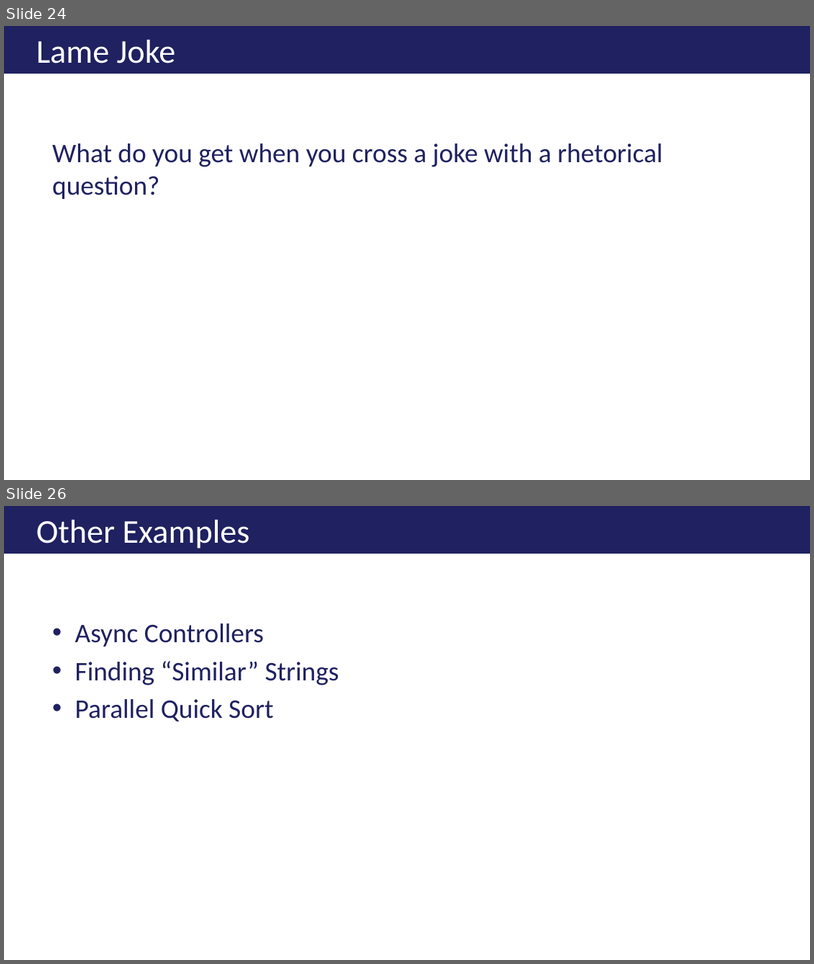
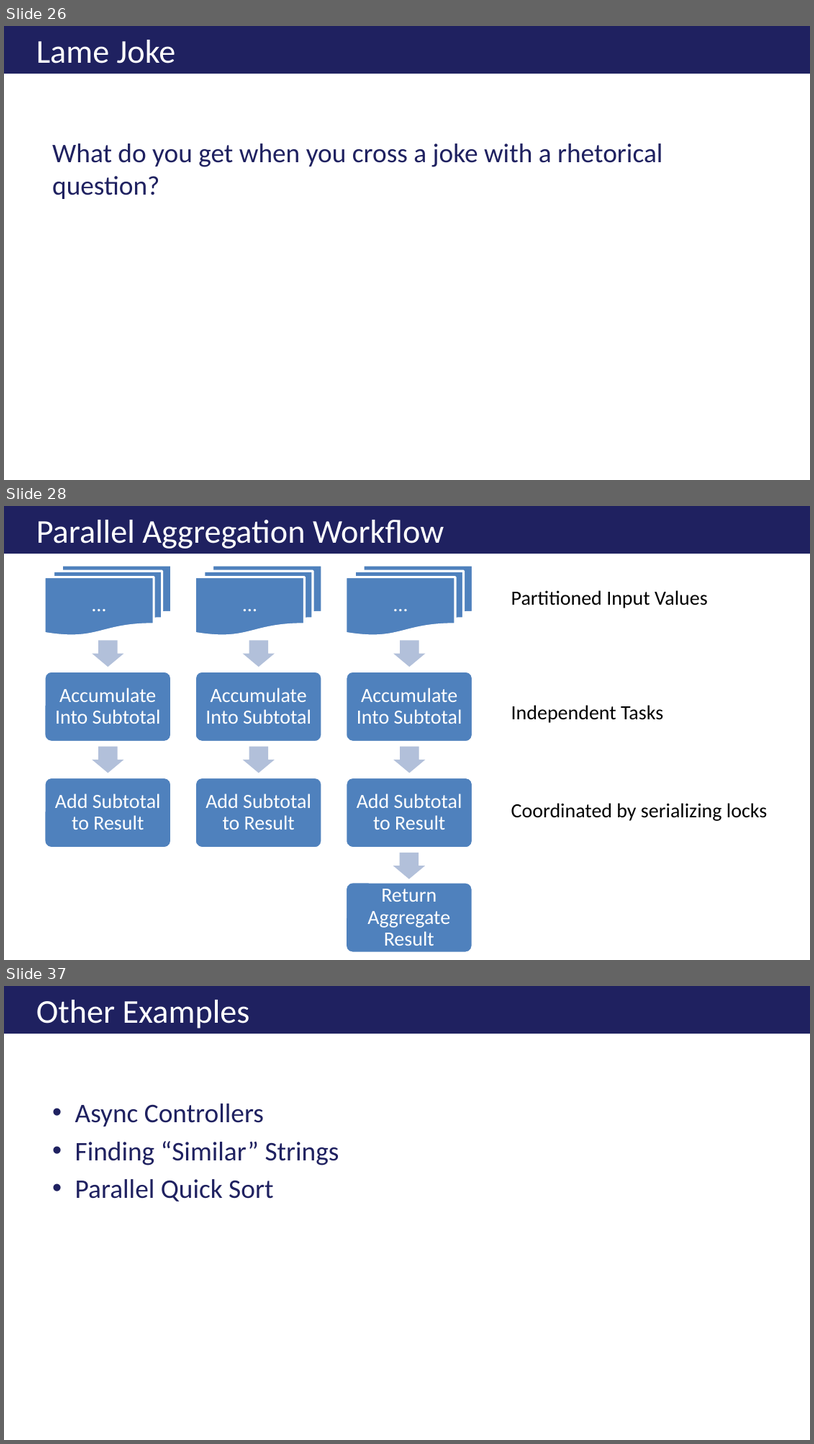
Before and after one commit to ericburcham/THasyINKnc, a slide deck: Presentation/THasINKync.pptx. Shown one above the other, each under a label of ours: slides 24 and 26 before the commit, slides 26, 28 and 37 after it; the slides between them are not shown. The pictures are 814x964 and 814x1444 pixels, drawn with LibreOffice and Linux fonts; fonts in the diff are those of the drawing; background and template pictures are left out. Boxes give left, top, right and bottom in pixels: in the first picture for what was removed or moved away, otherwise in the second. Text is boxed around its words. In the diff, an @@ line names an element or a change of style, - is before the commit and + after.

```diff
--- a/Presentation/THasINKync.pptx
+++ b/Presentation/THasINKync.pptx
@@ slide 28 added at (4, 506, 810, 960), background #FFFFFF @@
@@ title added at (4, 506, 810, 554), fill #1F2160, 29.7 pt, text #FFFFFF @@
+Parallel Aggregation Workflow
@@ text added at (512, 590, 708, 608), 18 pt, text #000000 @@
+Partitioned Input Values
@@ text added at (512, 705, 664, 723), 18 pt, text #000000 @@
+Independent Tasks
@@ group added at (44, 565, 172, 848): 3 texts, 2 right arrows, 2 rounded rectangles, 1 flow chart multidocument @@
+…
+Accumulate Into Subtotal
+Add Subtotal to Result
@@ group added at (195, 565, 322, 848): 3 texts, 2 right arrows, 2 rounded rectangles, 1 flow chart multidocument @@
+…
+Accumulate Into Subtotal
+Add Subtotal to Result
@@ group added at (346, 565, 473, 848): 3 texts, 2 right arrows, 2 rounded rectangles, 1 flow chart multidocument @@
+…
+Accumulate Into Subtotal
+Add Subtotal to Result
@@ text added at (512, 803, 767, 821), 18 pt, text #000000 @@
+Coordinated by serializing locks
@@ right arrow added at (394, 852, 425, 878), fill #B3C1DB @@
@@ rounded rectangle added at (346, 882, 473, 952), fill #4F81BD, outline #FFFFFF 2 pt @@
@@ text added at (368, 888, 450, 945), 18 pt, text #FFFFFF @@
+Return Aggregate Result
@@ what was slide 24 is now slide 26 @@
@@ what was slide 26 is now slide 37 @@
```
Also in this commit, not shown: 4 slides changed, 10 other slides added, 1 other file.
